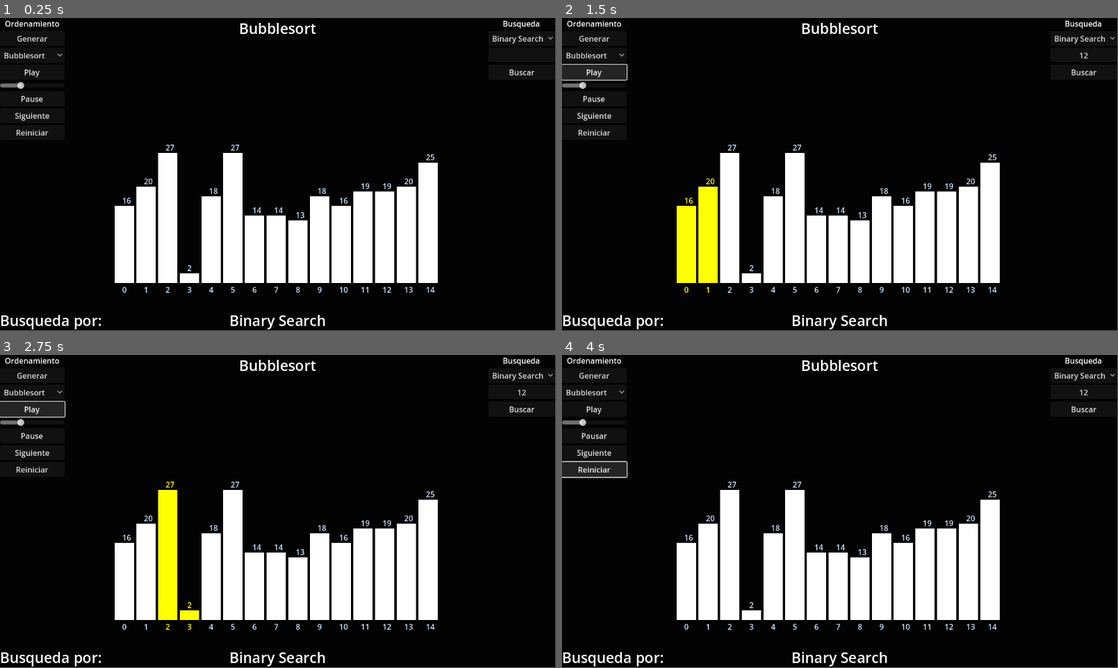
Above: before the commit, frames 1-4 (two rows, left to right).
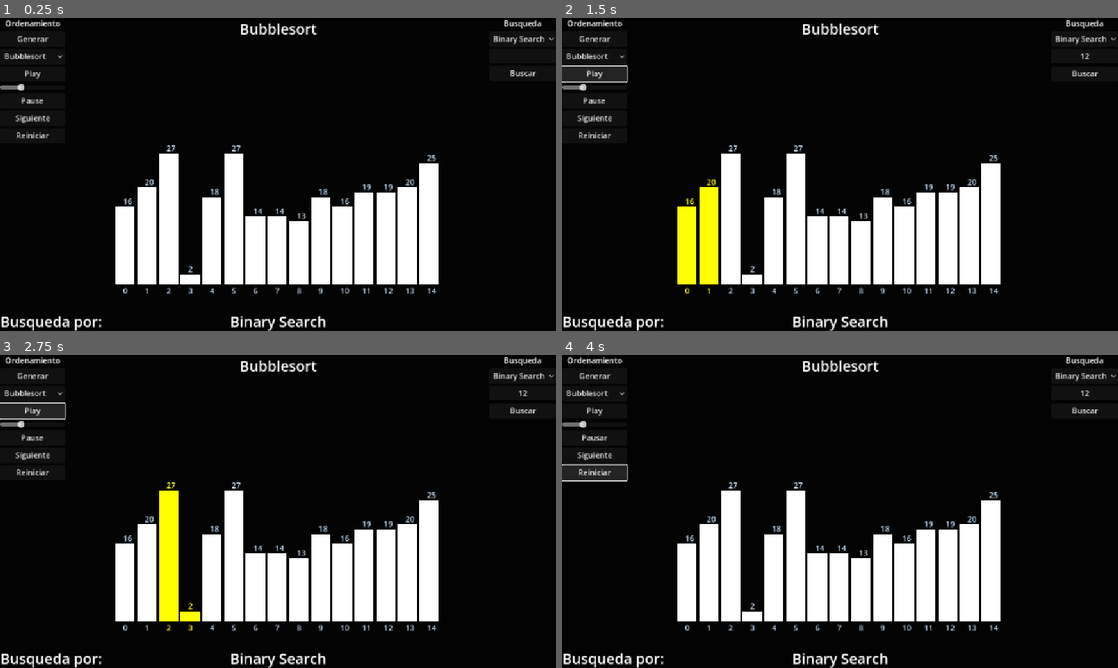
Above: after the commit, the same moments.

Repository: gus0117/godot-sort-visualizer
Game: Godot game, scene res://scenes/main.tscn
Two runs of this game, one before a commit and one after it. Both use one fixed random seed, a clock stepped at 60 frames per second and the inputs below.
Inputs (mouse positions are in pixels of both pictures, inside the frame that each line leads up to):
- Up to frame 1 (0.25 s): no input
- Up to frame 2 (1.5 s): click (1084, 55) at 0.52 s; type "12" at 0.6 s; click "Play" at 1.25 s
- Up to frame 3 (2.75 s): click "Play" at 2 s
- Up to frame 4 (4 s): click "Reiniciar" at 2.75 s; click "Reiniciar" at 3.5 s
In our replay, the window is 799x449 before the commit and 800x450 after it. These sizes can differ from the game's own. Grey fills any space a smaller window leaves; there, only what the larger window draws over its background counts as a difference.

The runs differ from the first frame. In frame 1, 4.7% of the frame differs, in the area x 0-100%, y 0-100%; in frame 2, 5.0%; in frame 3, 5.0%; in frame 4, 5.1%.

Commit message:
Realizada configuración de exportacion

Diff:
--- a/project.godot
+++ b/project.godot
@@ -20,6 +20,14 @@
 Parameters="*res://scripts/globals/parameters.gd"
 Stepper="*res://scripts/globals/stepper.gd"
 
+[display]
+
+window/stretch/mode="canvas_items"
+
 [dotnet]
 
 project/assembly_name="godot-sort-viewer"
+
+[rendering]
+
+renderer/rendering_method="mobile"
Not shown, changed: export_presets.cfg
